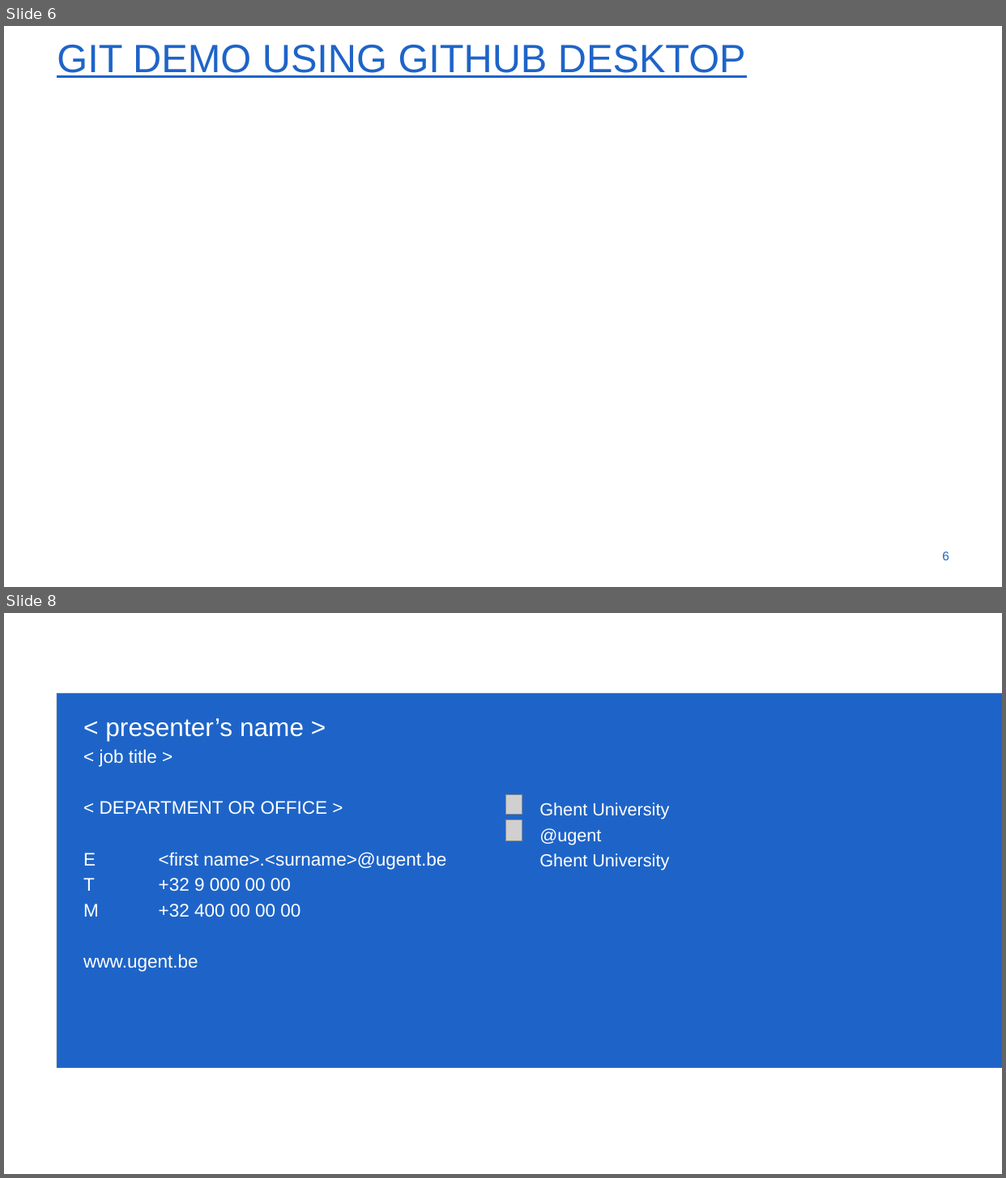
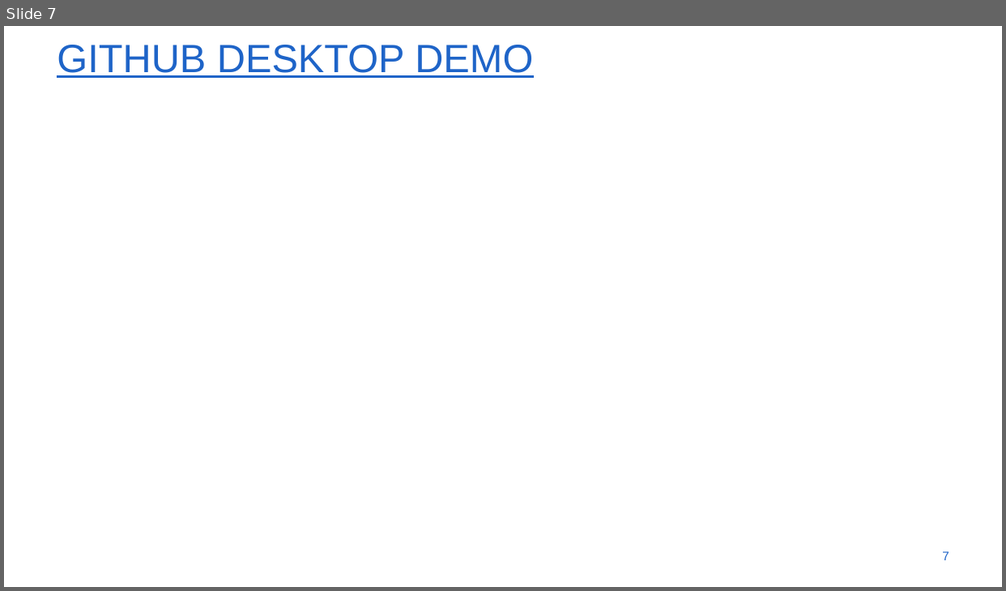
Before and after one commit to Qisi-Zhang/SSHTsessie, a slide deck: SSHTGithub.pptx. Shown one above the other, each under a label of ours: slides 6 and 8 before the commit, slide 7 after it; the slides between them are not shown. The pictures are 1006x1178 and 1006x591 pixels, drawn with LibreOffice and Linux fonts; fonts in the diff are those of the drawing; grey boxes stand for pictures; background and template pictures are left out. Boxes give left, top, right and bottom in pixels: in the first picture for what was removed or moved away, otherwise in the second. Text is boxed around its words. In the diff, an @@ line names an element or a change of style, - is before the commit and + after.

```diff
--- a/SSHTGithub.pptx
+++ b/SSHTGithub.pptx
@@ slide 8 removed at [4,613,1002,1174], background #FFFFFF @@
@@ rectangle removed at [57,693,1002,1067] @@
@@ title removed at [83,718,446,972] @@
-< presenter’s name >
-< job title >
-< DEPARTMENT OR OFFICE >
-E <first name>.<surname>@ugent.be
-T +32 9 000 00 00
-M +32 400 00 00 00
-www.ugent.be
@@ picture removed at [505,795,522,815] @@
@@ text removed at [539,803,669,871] @@
-Ghent University
-@ugent
-Ghent University
@@ picture removed at [505,820,522,841] @@
@@ what was slide 6 is now slide 7 @@
@@ slide 7 changed as well @@
@@ title at [57,45,533,78]: text changed @@
-GIT DEMO USING GITHUB DESKTOP
+GITHUB DESKTOP DEMO
@@ page number at [942,552,949,561]: text changed @@
-6
+7
```
Also in this commit, not shown: 4 other slides changed, 6 slides added, 1 other slide removed.
